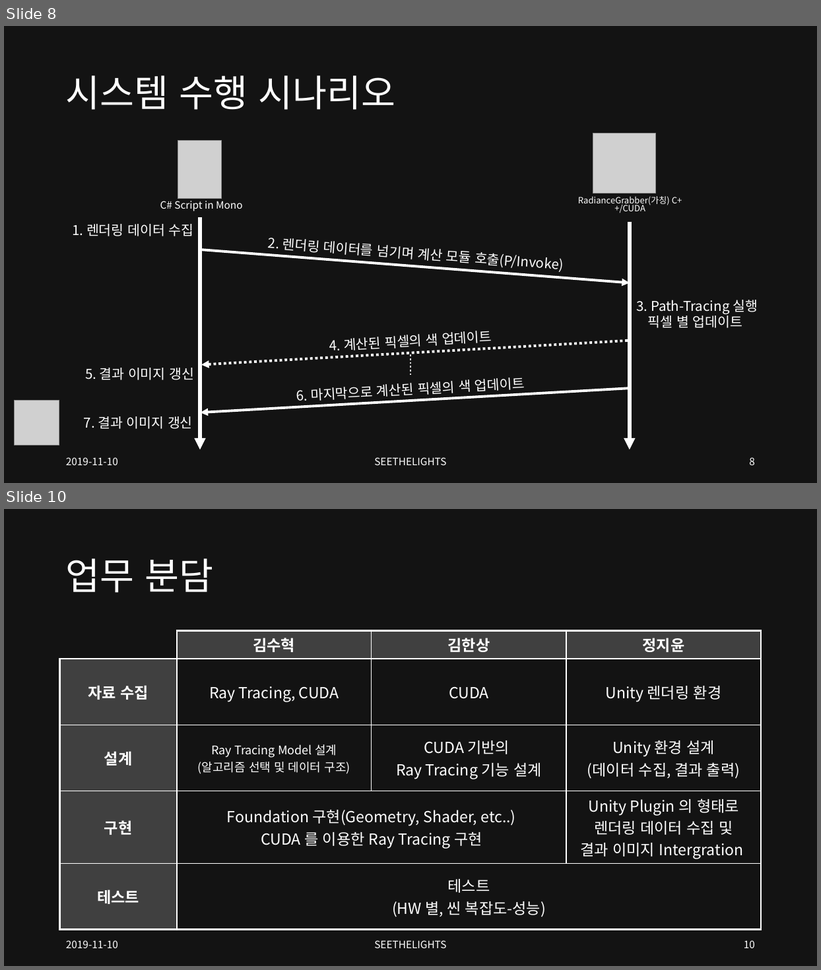
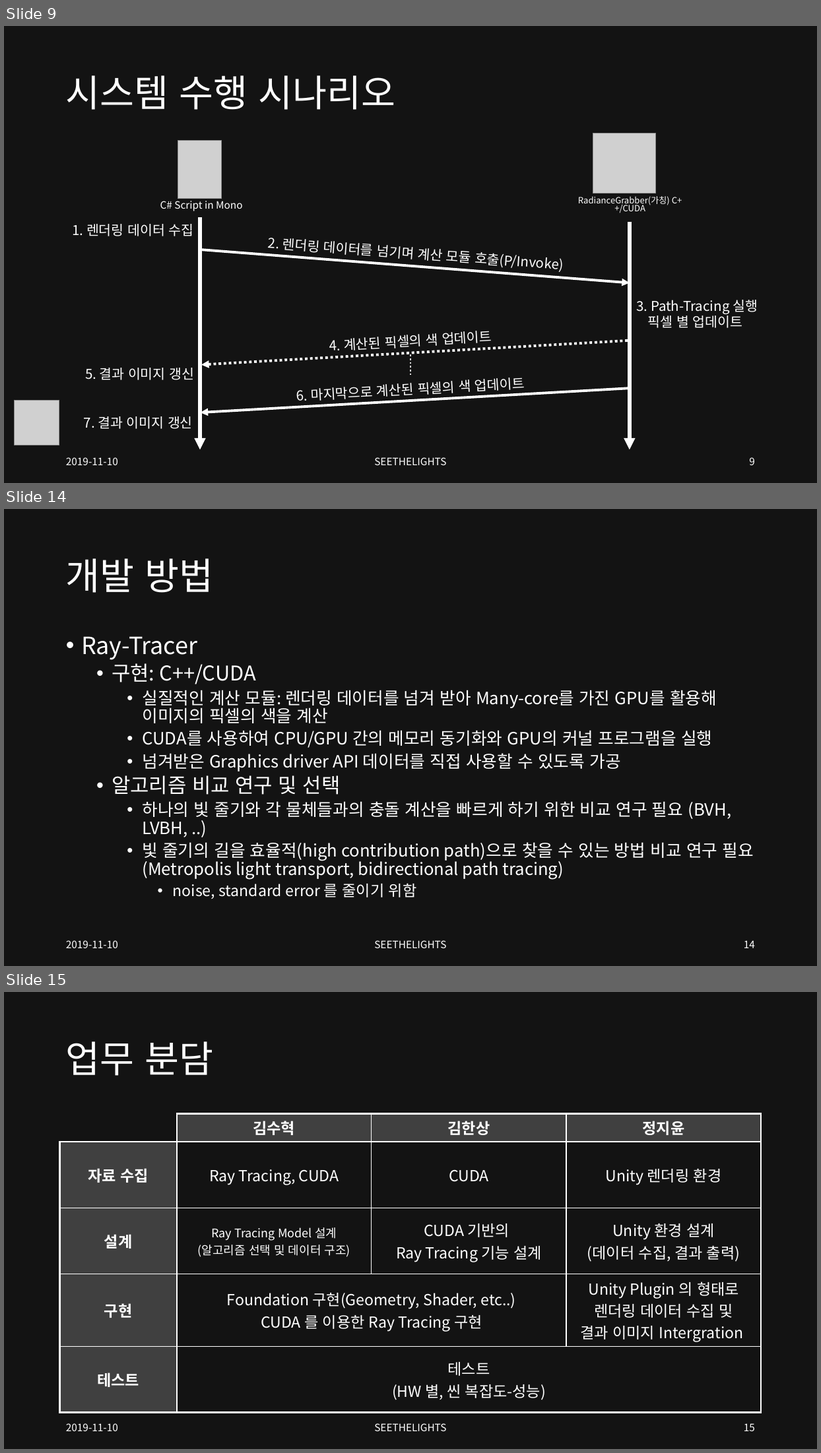
Before and after one commit to SEETHELGIHT/CapstonePlanning, a slide deck: doc/GPU-Accelerated_Ray_Tracing.pptx. Shown one above the other, each under a label of ours: slides 8 and 10 before the commit, slides 9, 14 and 15 after it; the slides between them are not shown. The pictures are 821x970 and 821x1453 pixels, drawn with LibreOffice and Linux fonts; fonts in the diff are those of the drawing; grey boxes stand for pictures. Boxes give left, top, right and bottom in pixels: in the first picture for what was removed or moved away, otherwise in the second. Text is boxed around its words. In the diff, an @@ line names an element or a change of style, - is before the commit and + after.

```diff
--- a/doc/GPU-Accelerated_Ray_Tracing.pptx
+++ b/doc/GPU-Accelerated_Ray_Tracing.pptx
@@ slide 14 added at (4,509,817,966), background #131313 @@
@@ title added at (66,559,214,593), 44 pt, text #FFFFFF @@
+개발 방법
@@ text added at (81,636,754,899), 20 pt, text #FFFFFF @@
+• Ray-Tracer
+  • 구현: C++/CUDA
+    • 실질적인 계산 모듈: 렌더링 데이터를 넘겨 받아 Many-core를 가진 GPU를 활용해 이미지의 픽셀의 색을 계산
+    • CUDA를 사용하여 CPU/GPU 간의 메모리 동기화와 GPU의 커널 프로그램을 실행
+    • 넘겨받은 Graphics driver API 데이터를 직접 사용할 수 있도록 가공
+  • 알고리즘 비교 연구 및 선택
+    • 하나의 빛 줄기와 각 물체들과의 충돌 계산을 빠르게 하기 위한 비교 연구 필요 (BVH, LVBH, ..)
+    • 빛 줄기의 길을 효율적(high contribution path)으로 찾을 수 있는 방법 비교 연구 필요 (Metropolis light transport, bidirectional path tracing)
+      • noise, standard error 를 줄이기 위함
@@ text added at (66,941,118,949), 12 pt, text #FFFFFF @@
+2019-11-10
@@ text added at (374,941,446,949), 12 pt, text #FFFFFF @@
+SEETHELIGHTS
@@ page number added at (744,941,755,949), 12 pt, text #FFFFFF @@
+14
@@ what was slide 8 is now slide 9 @@
@@ page number at (749,458,755,466): text changed @@
-8
+9
@@ what was slide 10 is now slide 15 @@
@@ page number at (744,1424,755,1432): text changed @@
-10
+15
```
Also in this commit, not shown: 6 slides changed, 5 other slides added.
